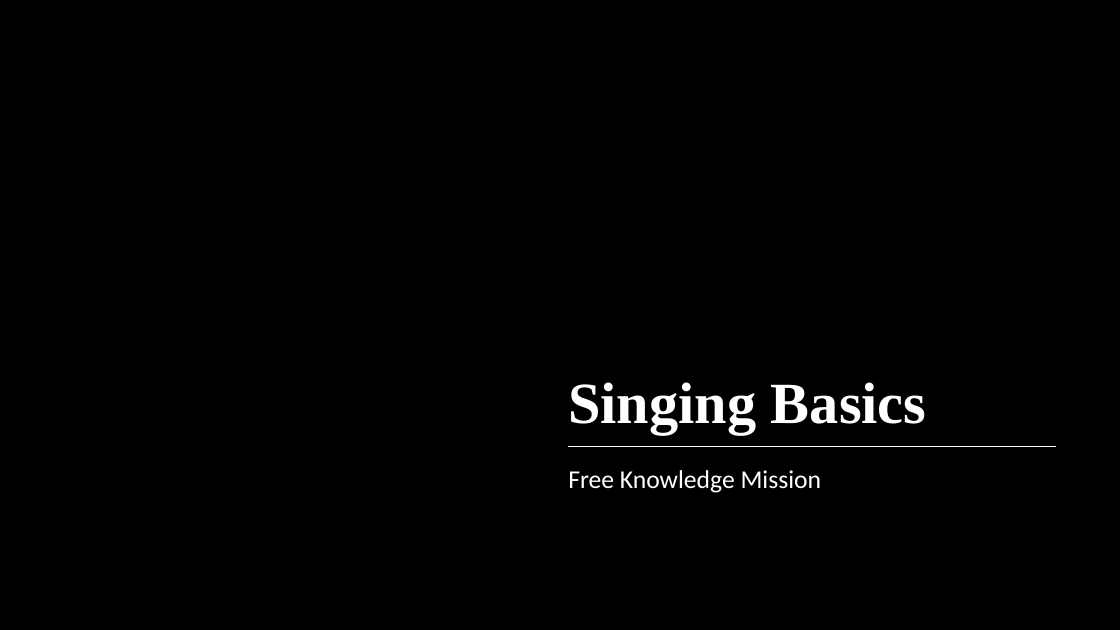
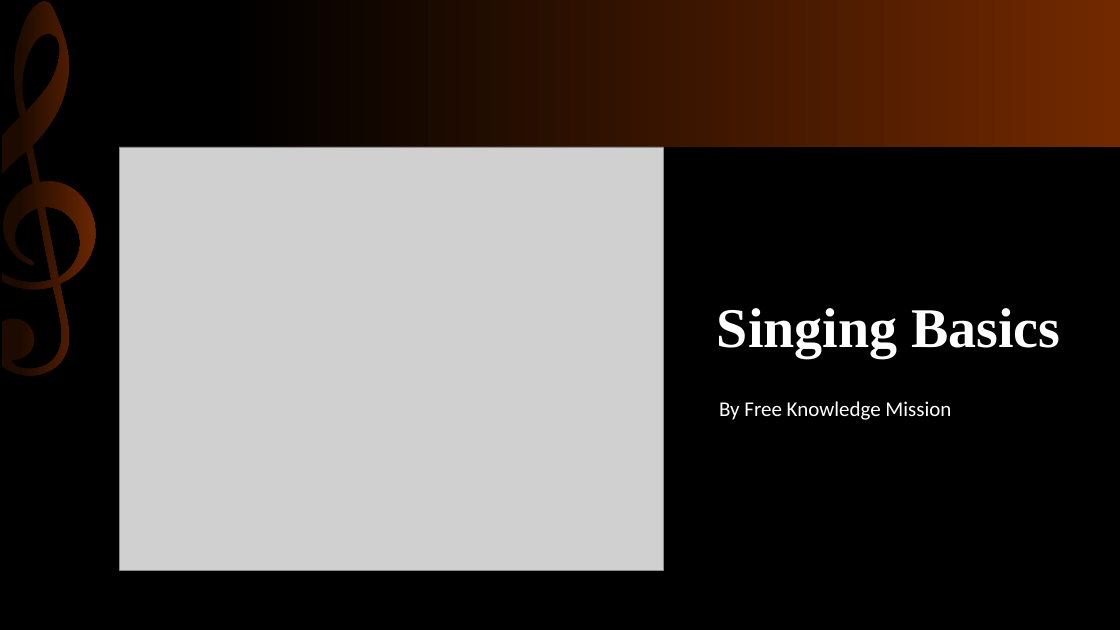
Before and after one commit to KnowledgeMavens/Science-Tech, a slide deck: slide 1 of Singing Basics 02-03-18/SInging Basics.pptx. Drawn at 1120x630 pixels with LibreOffice and Linux fonts; fonts in the diff are those of the drawing; grey boxes stand for pictures; background and template pictures are left out. Boxes give left, top, right and bottom in pixels: in the first picture for what was removed or moved away, otherwise in the second. Text is boxed around its words. In the diff, an @@ line names an element or a change of style, - is before the commit and + after.

```diff
--- a/Singing Basics 02-03-18/SInging Basics.pptx
+++ b/Singing Basics 02-03-18/SInging Basics.pptx
@@ rectangle added at [0, 0, 1120, 147], fill gradient #000000 to #722900 @@
@@ freeform shape added at [0, 0, 103, 378], fill gradient #1E0B00 to #722900 @@
@@ picture added at [119, 147, 664, 571] @@
@@ text "Singing Basics": place and size @@
-text "Singing Basics" at [568, 382, 926, 435]
+text "Singing Basics" at [717, 308, 1060, 358]
@@ text "Singing Basics" at [717, 308, 1060, 358]: size 50 to 48 pt @@
@@ text at [719, 401, 951, 420]: text changed; size 22 to 18 pt @@
-Free Knowledge Mission
+By Free Knowledge Mission
@@ line removed from (569, 447) to (1056, 447) @@
```
Also in this commit, not shown: 6 other slides changed, 1 slide added, 1 other file.
